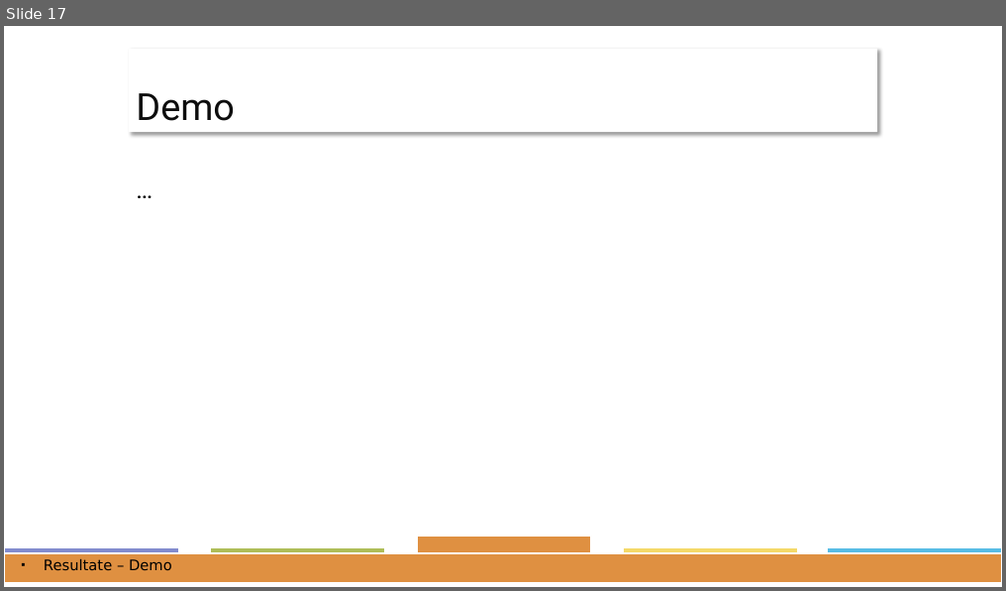
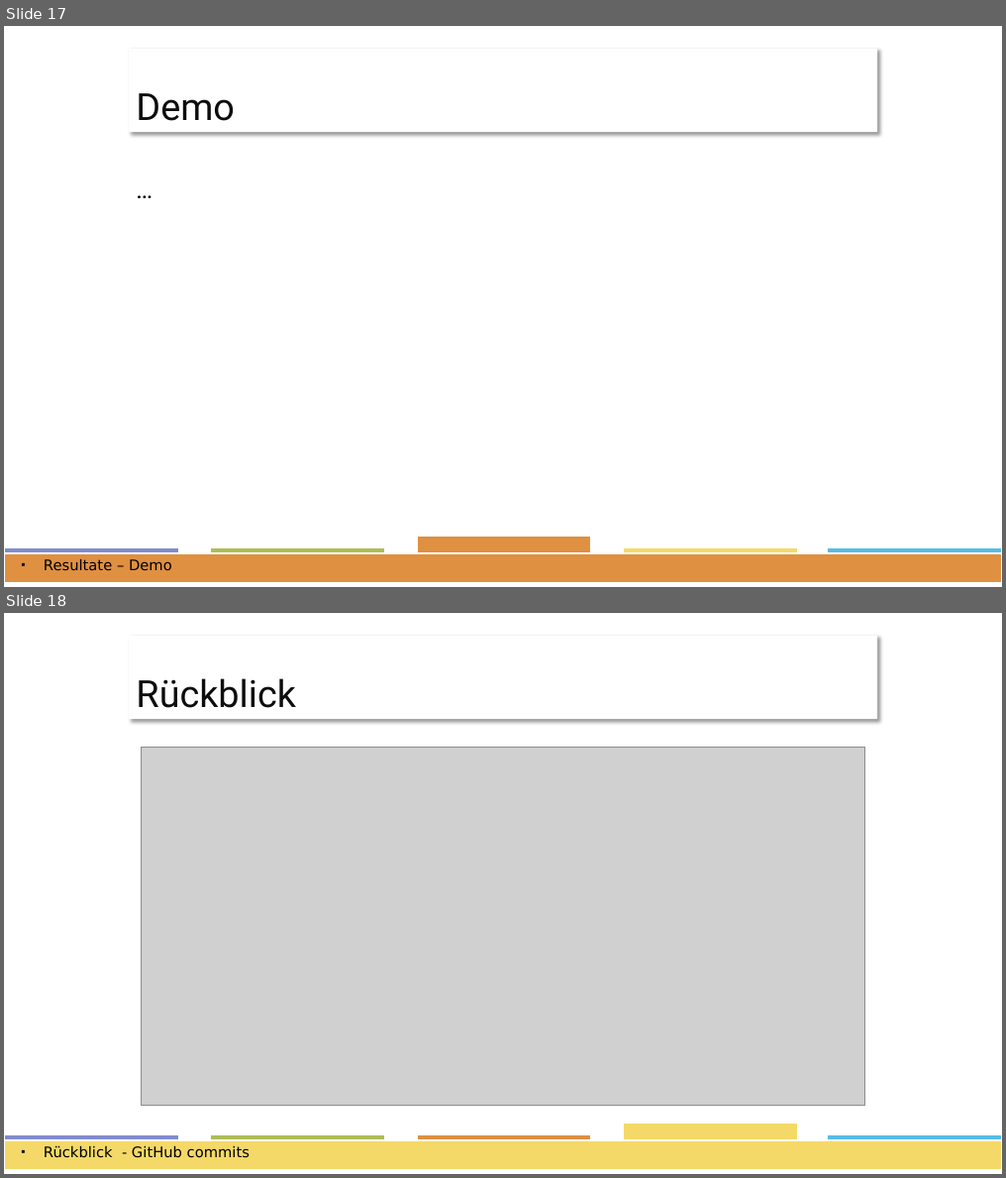
Before and after one commit to ffhsAndroidDenisTobias/androidProject, a slide deck: docs/Präsentation/Project-Presentation.pptx. Shown one above the other, each under a label of ours: slide 17 before the commit, slides 17 and 18 after it. The pictures are 1006x591 and 1006x1178 pixels, drawn with LibreOffice and Linux fonts; fonts in the diff are those of the drawing; grey boxes stand for pictures. Boxes give left, top, right and bottom in pixels: in the first picture for what was removed or moved away, otherwise in the second. Text is boxed around its words. In the diff, an @@ line names an element or a change of style, - is before the commit and + after.

Commit message:
presentation updated

```diff
--- a/docs/Präsentation/Project-Presentation.pptx
+++ b/docs/Präsentation/Project-Presentation.pptx
@@ slide 18 added at bbox=[4, 613, 1002, 1174], background #FFFFFF; not listed: 3 template elements that a slide beside it also shows @@
@@ title added at bbox=[129, 636, 877, 719], fill #FFFFFF, 36 pt, text #0D0D0D @@
+Rückblick
@@ picture added at bbox=[141, 747, 865, 1106] @@
@@ rectangle added at bbox=[4, 1141, 1002, 1170], fill #F4D968, outline #FFFFFF 1.5 pt @@
@@ text added at bbox=[44, 1146, 250, 1158], 14 pt, text #000000 @@
+▪ Rückblick - GitHub commits
@@ rectangle added at bbox=[417, 1135, 591, 1164], fill #DF9041, outline #FFFFFF 1.5 pt @@
@@ rectangle added at bbox=[623, 1124, 798, 1164], fill #F4D968, outline #FFFFFF 1.5 pt @@
```
Also in this commit, not shown: 1 slide changed, 1 other slide added.
